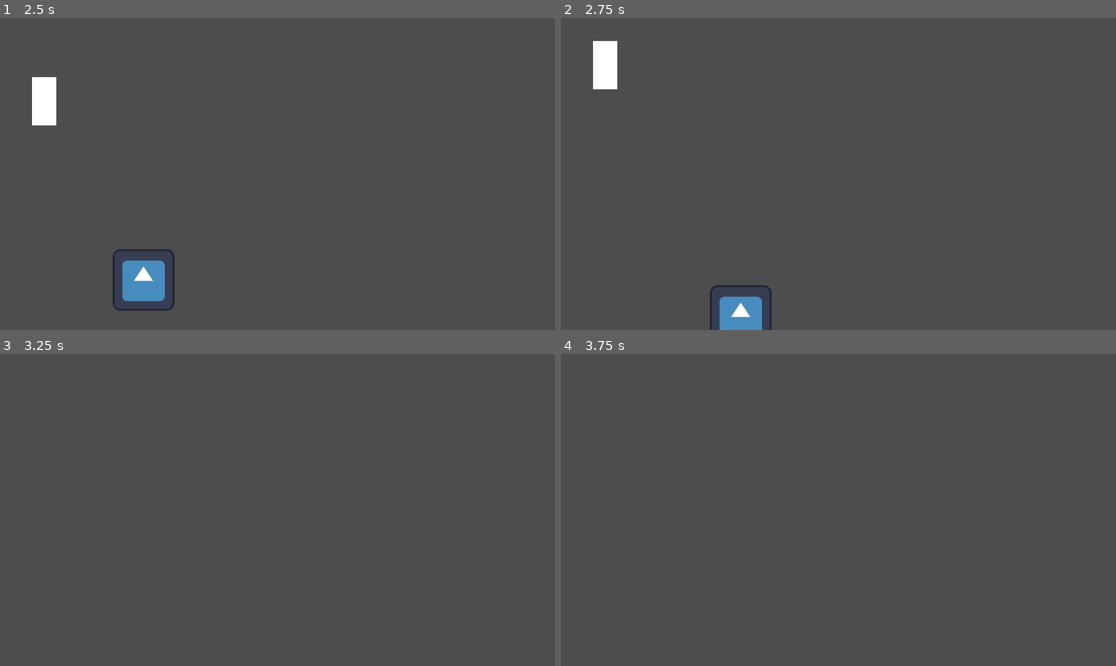
Above: before the commit, frames 1-4 (two rows, left to right).
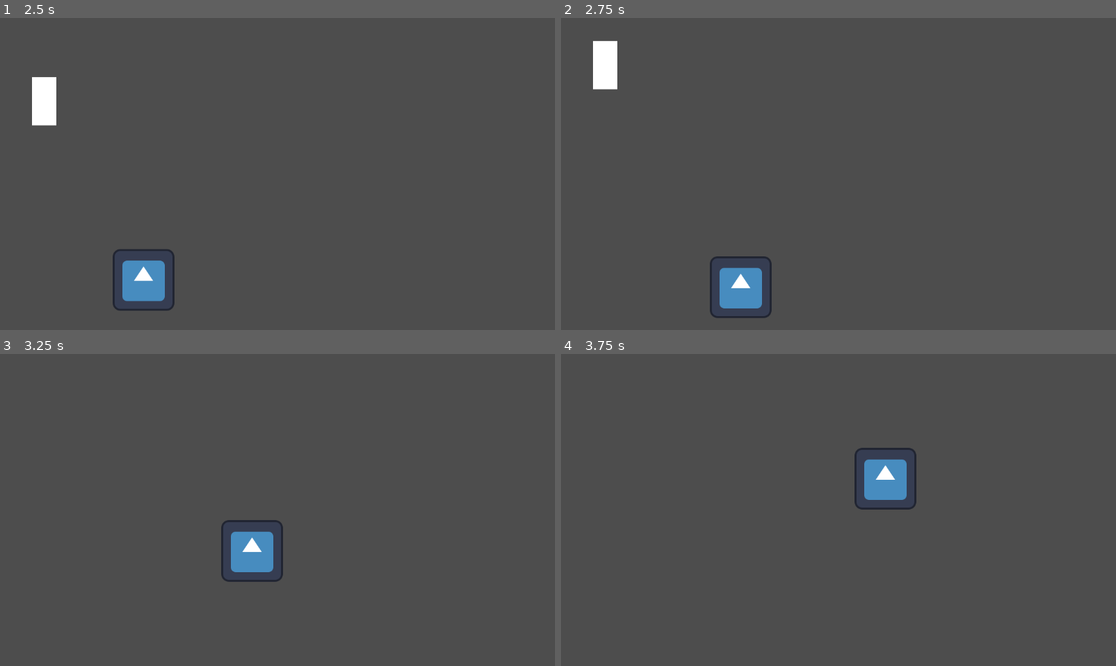
Above: after the commit, the same moments.

Repository: megamaxsteele/pong_in_Godot
Game: Godot game, scene res://game.tscn
Same seed, same stepped clock (60 frames per second), same inputs: the game is played once before the commit and once after it. The engine's default icon, where the game draws it, is replaced by a stand-in: a white triangle on a blue panel in a dark square.
Inputs:
- Up to frame 1 (2.5 s): hold Up (up) 0.53-1.28 s; hold Down (down) 1.28-2.03 s; hold Up (up) from 2.03 s (still down)
- Up to frame 2 (2.75 s): keep holding Up (up)
- Up to frame 3 (3.25 s): keep holding Up (up)
- Up to frame 4 (3.75 s): release Up (up) at 3.53 s; hold Down (down) from 3.53 s (still down)

Frame 1 is identical in both runs. In frame 2, 1.5% of the frame differs, in the area x 26-38%, y 76-100%; in frame 3, 1.3%; in frame 4, 1.3%.

Commit message:
added bounce of bottom wall

Diff:
--- a/ball.gd
+++ b/ball.gd
@@ -10,9 +10,10 @@
 
 # Called every frame. 'delta' is the elapsed time since the previous frame.
 func _process(delta):
-	if self.position.y <0:
+	if self.position.y - $Sprite2D.texture.get_height() / 2 < 0:
 		self.direction.y *= -1;
-
+	elif self.position.y + $Sprite2D.texture.get_height() / 2 > DisplayServer.window_get_size().y:
+		self.direction.y *= -1
 	direction.normalized()
 	position += direction * speed * delta;
 
